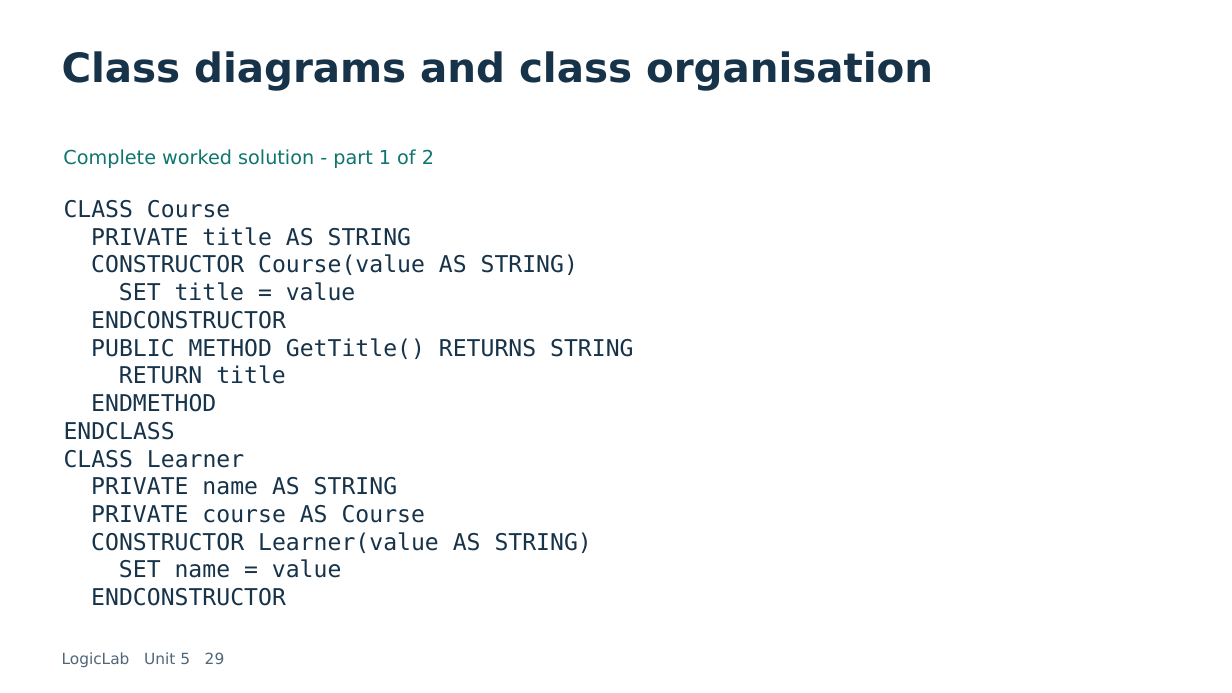
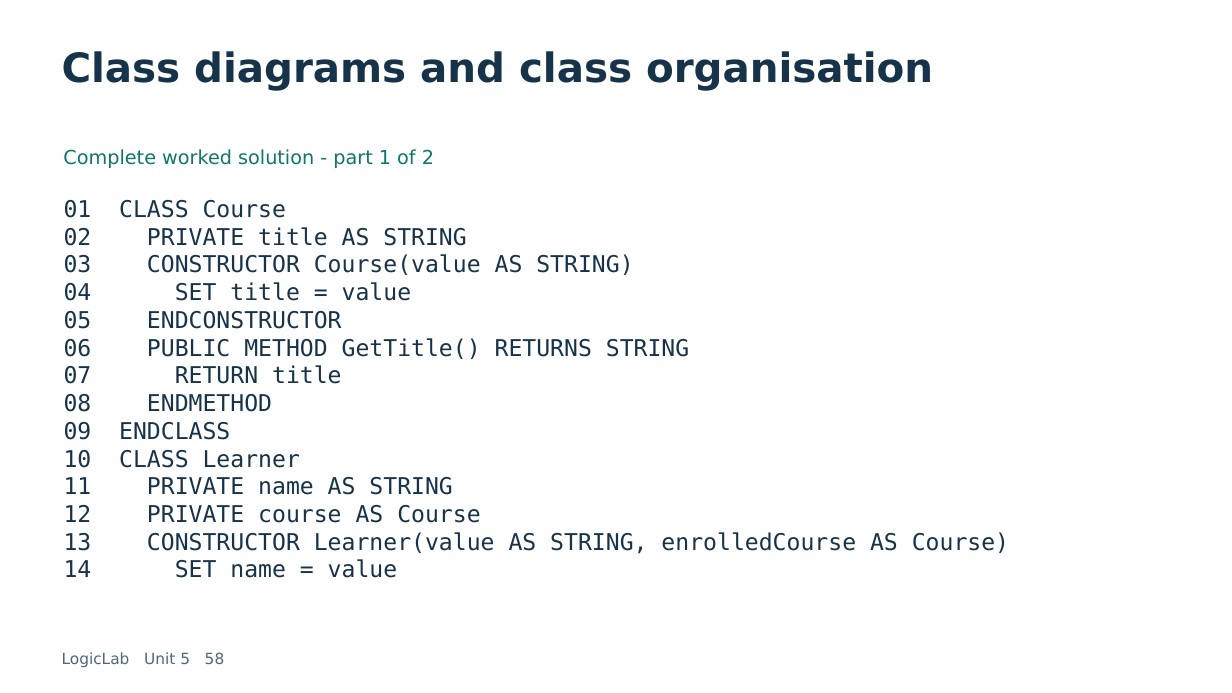
Before and after one commit to LEFA-2329/lefa-portfolio., a slide deck: slide 58 of dist/learn/downloads/logiclab-unit-5.pptx (slide 29 before the commit). Drawn at 1232x693 pixels with LibreOffice and Linux fonts; fonts in the diff are those of the drawing. Boxes give left, top, right and bottom in pixels: in the first picture for what was removed or moved away, otherwise in the second. Text is boxed around its words. In the diff, an @@ line names an element or a change of style, - is before the commit and + after.

```diff
--- a/dist/learn/downloads/logiclab-unit-5.pptx
+++ b/dist/learn/downloads/logiclab-unit-5.pptx
@@ text at [64, 200, 1009, 578]: text changed @@
-CLASS Course
-PRIVATE title AS STRING
-CONSTRUCTOR Course(value AS STRING)
-SET title = value
-ENDCONSTRUCTOR
-PUBLIC METHOD GetTitle() RETURNS STRING
-RETURN title
-ENDMETHOD
-ENDCLASS
-CLASS Learner
-PRIVATE name AS STRING
-PRIVATE course AS Course
-CONSTRUCTOR Learner(value AS STRING)
-SET name = value
-ENDCONSTRUCTOR
+01 CLASS Course
+02 PRIVATE title AS STRING
+03 CONSTRUCTOR Course(value AS STRING)
+04 SET title = value
+05 ENDCONSTRUCTOR
+06 PUBLIC METHOD GetTitle() RETURNS STRING
+07 RETURN title
+08 ENDMETHOD
+09 ENDCLASS
+10 CLASS Learner
+11 PRIVATE name AS STRING
+12 PRIVATE course AS Course
+13 CONSTRUCTOR Learner(value AS STRING, enrolledCourse AS Course)
+14 SET name = value
@@ text at [62, 652, 225, 667]: text changed @@
-LogicLab Unit 5 29
+LogicLab Unit 5 58
```
Also in this commit, not shown: 36 other slides changed, 41 slides added, 13 other files.
